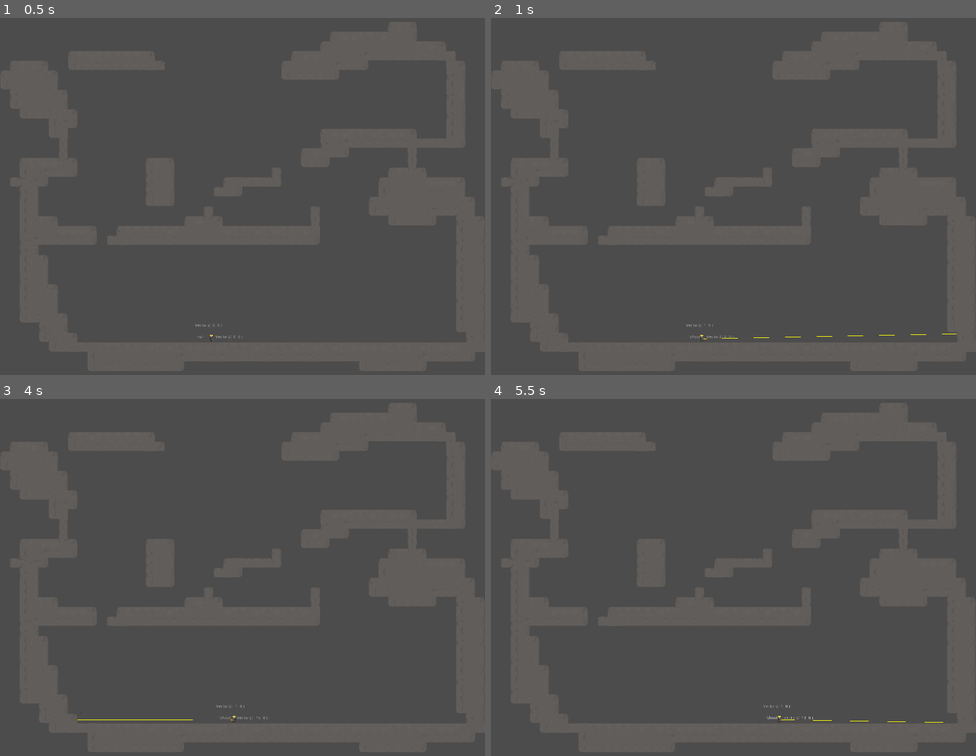
Above: before the commit, frames 1-4 (two rows, left to right).
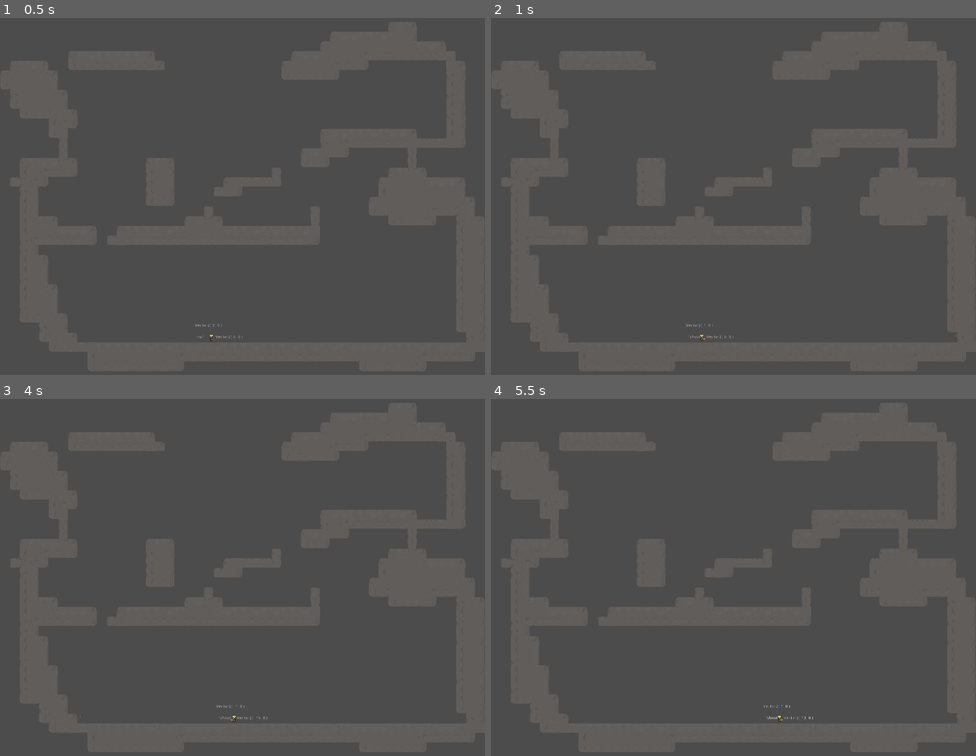
Above: after the commit, the same moments.

Repository: raczynskid/PixelSoldier
Game: Godot game, scene res://World.tscn
Same seed, same stepped clock (60 frames per second), same inputs: the game is played once before the commit and once after it.
Inputs:
- Up to frame 1 (0.5 s): no input
- Up to frame 2 (1 s): hold Right (ui_right) from 0.53 s (still down); hold Space (fire) from 0.53 s (still down); tap Up (ui_up) at 0.77 s
- Up to frame 3 (4 s): tap Enter at 1.25 s; release Space (fire) at 1.28 s; tap Space (fire) at 1.35, 2.3, 2.75, 2.85 s; tap Up (ui_up) at 1.52, 3.02, 3.77 s; release Right (ui_right) at 2.03 s; hold Shift (slide) 2.03-2.78 s; hold Left (ui_left) from 2.03 s (still down); hold Space (fire) from 3.53 s (still down)
- Up to frame 4 (5.5 s): tap Enter at 4.25 s; release Left (ui_left) at 4.28 s; release Space (fire) at 4.28 s; hold Right (ui_right) from 4.28 s (still down); tap Shift (slide) at 4.35 s; tap Up (ui_up) at 4.52 s; tap Space (fire) at 4.55 s; hold Space (fire) from 5.03 s (still down)

Frame 1 is identical in both runs. In frame 2, less than 0.1% of the frame differs, in the area x 44-97%, y 87-90%; in frame 3, less than 0.1%; in frame 4, less than 0.1%.

Commit message:
cooldown timer on shoot beam visibility (added flicker)

Diff:
--- a/Characters/Player.gd
+++ b/Characters/Player.gd
@@ -17,6 +17,7 @@
 
 # load timers
 onready var roll_cooldown = Cooldown.new(3)
+onready var beam_cooldown = Cooldown.new(0.1)
 
 # load animation nodes
 onready var animationPlayer = get_node("AnimationPlayer")
@@ -88,6 +89,7 @@
 func get_action_inputs(delta):
 	# tick cooldowns
 	roll_cooldown.tick(delta)
+	beam_cooldown.tick(delta)
 
 	# check for keyboard inputs for actions
 	fire = Input.get_action_strength("fire")
@@ -96,7 +98,7 @@
 
 	# if input pressed
 	if fire:
-		# if first shot, set animation according to last konwn movement direction
+		# if first shot, set animation according to last known movement direction
 		if current_state != "shoot":
 			animationTree.set("parameters/Shoot/blend_position", last_vector)
 			animationState.travel('Shoot')
@@ -263,6 +265,8 @@
 	if beam.get_node("Beam").visible:
 		beam.get_node("Beam").visible = false
 	else:
-		beam.get_node("Beam").visible = true
+		if beam_cooldown.is_ready():
+			beam.get_node("Beam").visible = true
+			beam_cooldown.reset()
 
 	return velocity
--- a/Characters/Player.tscn
+++ b/Characters/Player.tscn
@@ -79,8 +79,6 @@
 
 [sub_resource type="AnimationNodeStateMachineTransition" id=18]
 
-[sub_resource type="AnimationNodeStateMachineTransition" id=19]
-
 [sub_resource type="AnimationNodeStateMachineTransition" id=20]
 
 [sub_resource type="AnimationNodeStateMachineTransition" id=21]
@@ -94,6 +92,8 @@
 
 [sub_resource type="AnimationNodeStateMachineTransition" id=25]
 switch_mode = 2
+
+[sub_resource type="AnimationNodeStateMachineTransition" id=43]
 
 [sub_resource type="AnimationNodeStateMachine" id=26]
 states/Idle/node = SubResource( 3 )
@@ -106,7 +106,7 @@
 states/Shoot/position = Vector2( 1284, 92 )
 states/Slide/node = SubResource( 17 )
 states/Slide/position = Vector2( 840, 388 )
-transitions = [ "Idle", "Shoot", SubResource( 18 ), "Shoot", "Idle", SubResource( 19 ), "Idle", "Run", SubResource( 20 ), "Run", "Idle", SubResource( 21 ), "Idle", "Roll", SubResource( 22 ), "Roll", "Idle", SubResource( 23 ), "Run", "Slide", SubResource( 24 ), "Slide", "Run", SubResource( 25 ) ]
+transitions = [ "Idle", "Shoot", SubResource( 18 ), "Idle", "Run", SubResource( 20 ), "Run", "Idle", SubResource( 21 ), "Idle", "Roll", SubResource( 22 ), "Roll", "Idle", SubResource( 23 ), "Run", "Slide", SubResource( 24 ), "Slide", "Run", SubResource( 25 ), "Shoot", "Idle", SubResource( 43 ) ]
 start_node = "Idle"
 graph_offset = Vector2( 210, -3 )
 
@@ -485,7 +485,7 @@
 position = Vector2( 0, -6 )
 texture = ExtResource( 2 )
 hframes = 56
-frame = 3
+frame = 1
 
 [node name="MovementCollision" type="CollisionShape2D" parent="."]
 position = Vector2( -0.695272, -1.39242 )
--- a/Weapons/RifleBeam.tscn
+++ b/Weapons/RifleBeam.tscn
@@ -37,10 +37,10 @@
 
 [node name="Ricochet" type="Particles2D" parent="End"]
 emitting = false
-amount = 4
+amount = 2
 lifetime = 0.1
 preprocess = 0.25
-process_material = SubResource( 1 )
+process_material = SubResource( 3 )
 texture = ExtResource( 1 )
 
 [node name="RayCast2D" type="RayCast2D" parent="."]
--- a/World.tscn
+++ b/World.tscn
@@ -19,6 +19,9 @@
 
 [node name="AnimationPlayer" parent="Level/Player" index="1"]
 method_call_mode = 1
+
+[node name="Body" parent="Level/Player/Pivot" index="0"]
+frame = 6
 
 [node name="Label" type="Label" parent="Level/Player"]
 margin_left = -27.9873
Not shown, changed: .mono/metadata/ide_messaging_meta.txt
Not shown: 2 places in Weapons/RifleBeam.tscn that only renumber resources
